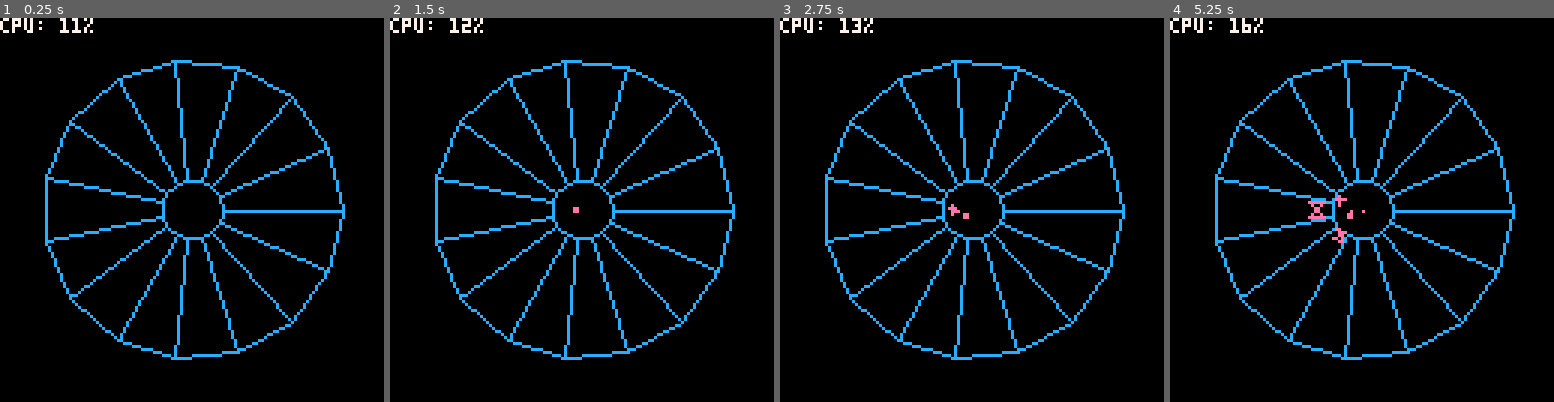
Above: before the commit, frames 1-4 (left to right).
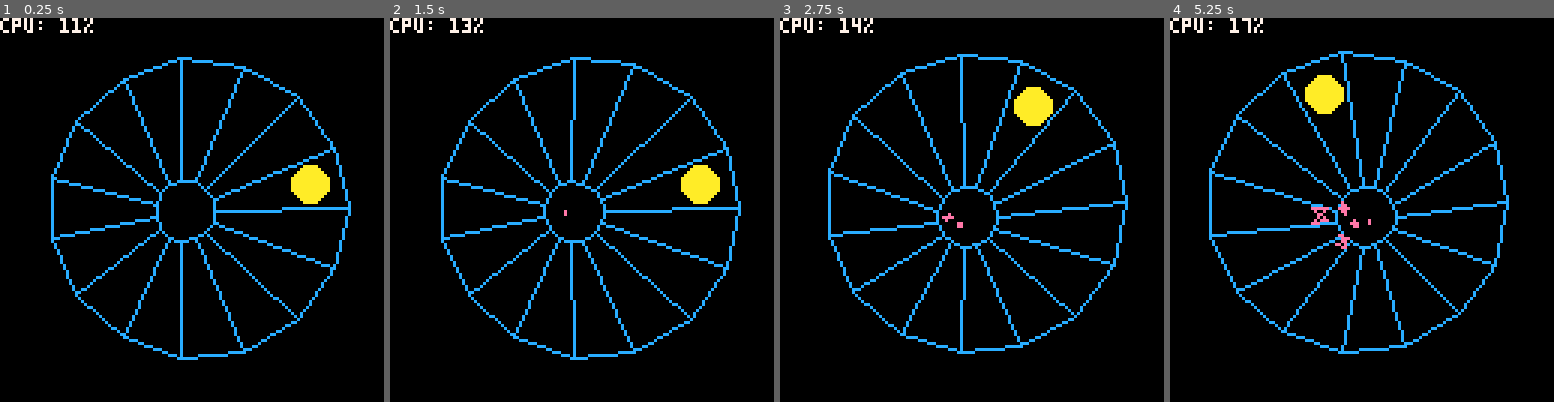
Above: after the commit, the same moments.

Repository: tesselode/web-pilot
Game: PICO-8 cartridge t1k.p8
The game is run twice, just before and just after one commit, with the same random seed, the same clock (stepped at 60 frames per second) and the same inputs.
Inputs:
- Up to frame 1 (0.25 s): no input
- Up to frame 2 (1.5 s): no input
- Up to frame 3 (2.75 s): hold Right 1.6-2.1 s; hold Right from 2.47 s (still down)
- Up to frame 4 (5.25 s): release Right at 3.03 s; hold Left 3.08-3.58 s; hold Right 4.02-4.68 s; hold Left from 5.08 s (still down)

The runs differ from the first frame. In frame 1, 8.1% of the frame differs, in the area x 11-92%, y 10-90%; in frame 2, 8.7%; in frame 3, 8.9%; in frame 4, 9.1%, in the area x 10-90%, y 0-90%.

Commit message:
basic player controls

Diff:
--- a/t1k.p8
+++ b/t1k.p8
@@ -194,6 +194,25 @@
 	end
 end
 
+class.player = object:extend()
+
+function class.player:new(web, position)
+	self.web = web
+	self.position = position
+	self.z = 1
+	self.x, self.y = self.web:get_position(self.position)
+end
+
+function class.player:update()
+	if btnp(0) then self.position -= 1 end
+	if btnp(1) then self.position += 1 end
+	self.x, self.y = self.web:get_position(self.position)
+end
+
+function class.player:draw(p3d)
+	p3d:circfill(self.x, self.y, self.z, 6, 10)
+end
+
 class.flipper = object:extend()
 
 function class.flipper:new(web, position, z)
@@ -205,7 +224,7 @@
 end
 
 function class.flipper:update()
-	if self.z < self.web.max_z then
+	if self.z < 1 then
 		self.z += .0015
 	end
 	self.r += .001
@@ -231,6 +250,7 @@
 		)
 	end
 	self.entities = {}
+	self.player = add(self.entities, class.player(self.web, 1))
 	self.spawn_timer = 1
 end
 
@@ -243,6 +263,11 @@
 	for entity in all(self.entities) do
 		entity:update()
 	end
+
+	local target_hx = 64 - (self.player.x - 64) * .1
+	local target_hy = 64 - (self.player.y - 64) * .1
+	self.p3d.hx += (target_hx - self.p3d.hx) * .1
+	self.p3d.hy += (target_hy - self.p3d.hy) * .1
 end
 
 function state.gameplay:draw()
